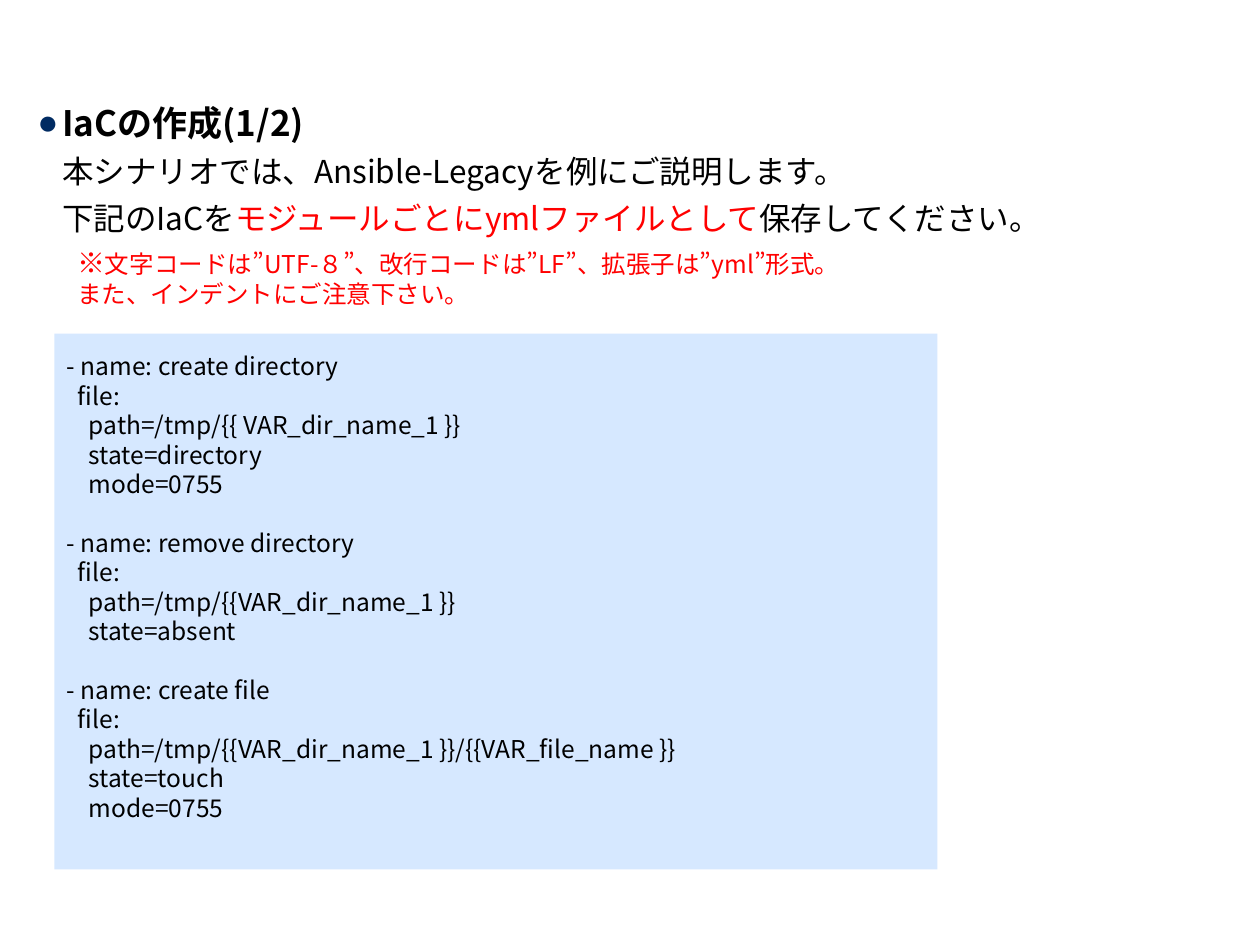
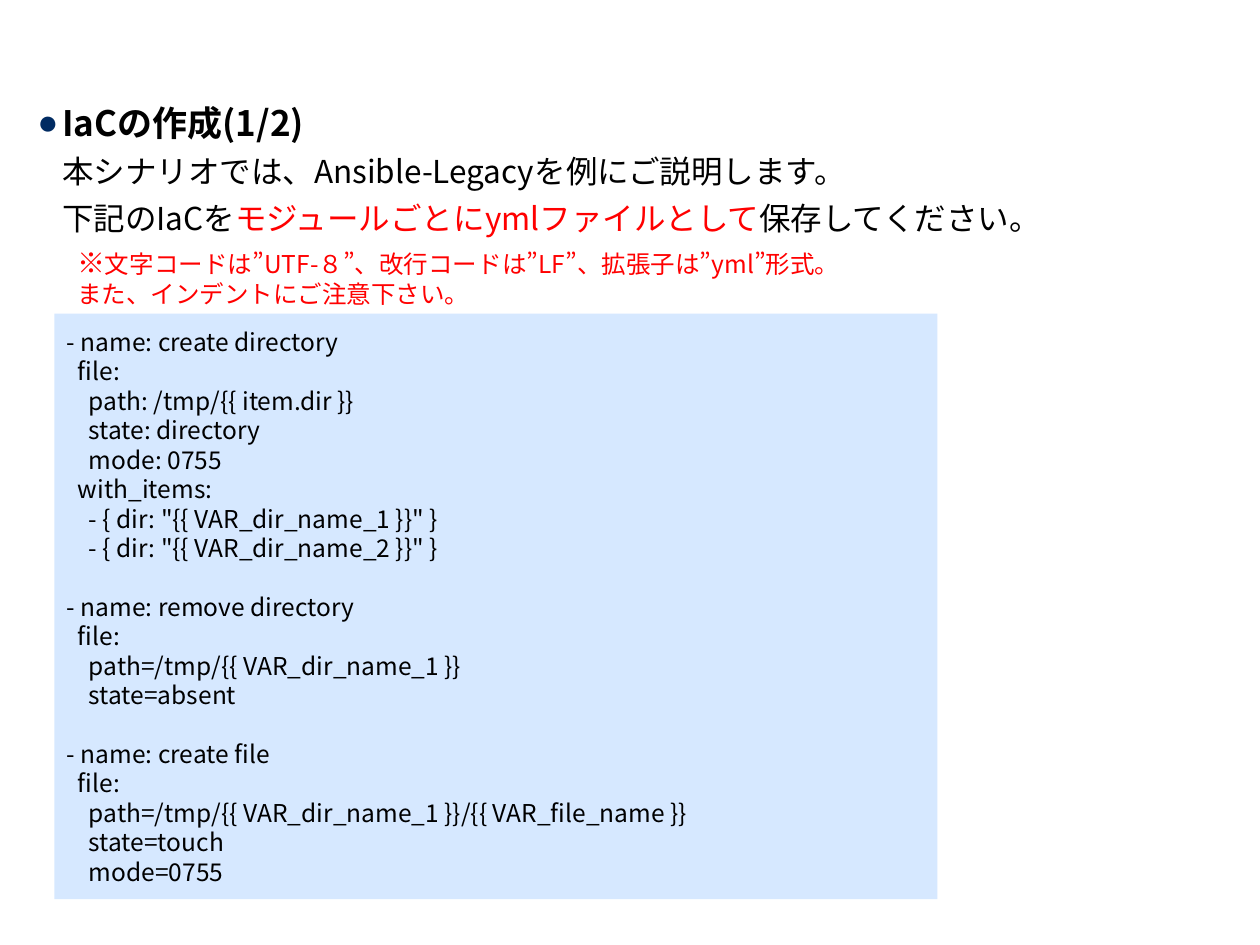
Before and after one commit to exastro-suite/it-automation-docs, a slide deck: slide 8 of asset/Learn_ja/ITA-Conductor_practice_ja.pptx. Drawn at 1260x945 pixels with LibreOffice and Linux fonts; fonts in the diff are those of the drawing; background and template pictures are left out. Boxes give left, top, right and bottom in pixels: in the first picture for what was removed or moved away, otherwise in the second. Text is boxed around its words. In the diff, an @@ line names an element or a change of style, - is before the commit and + after.

```diff
--- a/asset/Learn_ja/ITA-Conductor_practice_ja.pptx
+++ b/asset/Learn_ja/ITA-Conductor_practice_ja.pptx
@@ rectangle "- name: create directory": place and size @@
-rectangle "- name: create directory" at (54, 334, 937, 869)
+rectangle "- name: create directory" at (54, 314, 937, 900)
@@ text in rectangle at (78, 390, 391, 561): text changed @@
-path=/tmp/{{ VAR_dir_name_1 }}
-state=directory
-mode=0755
+path: /tmp/{{ item.dir }}
+state: directory
+mode: 0755
+with_items:
+- { dir: "{{ VAR_dir_name_1 }}" }
+- { dir: "{{ VAR_dir_name_2 }}" }
@@ text in rectangle at (89, 655, 440, 681): spaces changed @@
-path=/tmp/{{VAR_dir_name_1 }}
+path=/tmp/{{ VAR_dir_name_1 }}
@@ text in rectangle at (89, 802, 665, 828): spaces changed @@
-path=/tmp/{{VAR_dir_name_1 }}/{{VAR_file_name }}
+path=/tmp/{{ VAR_dir_name_1 }}/{{ VAR_file_name }}
```
Also in this commit, not shown: 2 other slides changed, 1 other file.
